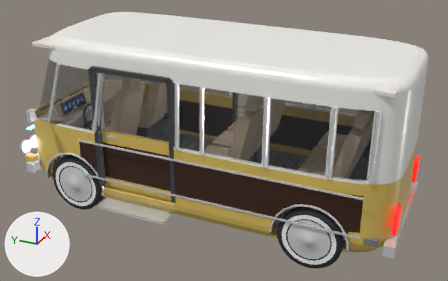
What one commit did to the glTF model godot_project/remake/vehicles/van.glb.
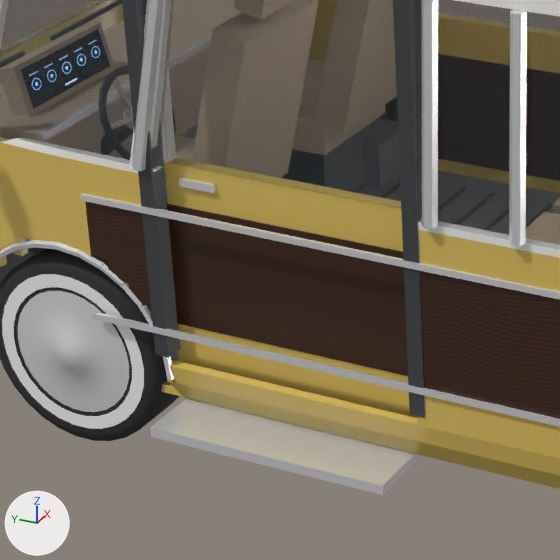
There are two pictures of each version: one whole from a 50 mm lens placed at (-7.03, -3.25, 4.51), pointed at (-0.04, -0.11, 1.02), one close up on the part from 12% to 48% of the width and 30% to 87% of the height. The axes (+X, +Y, +Z) are drawn at lower left. The lights are the same throughout. The last two pictures show the newer version. Where no turn or scale is listed for an object, it has been applied to the vertices. Vertices at exactly the same position are counted once.

Objects in the first close-up: 'body', 'body_glass', 'door_L2', 'trim', 'tyre_FL' and 1 more.
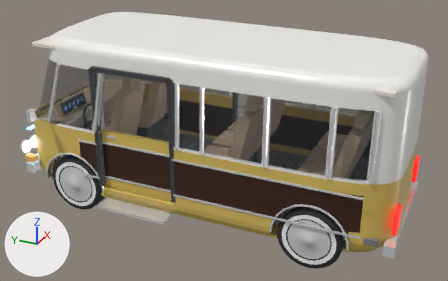
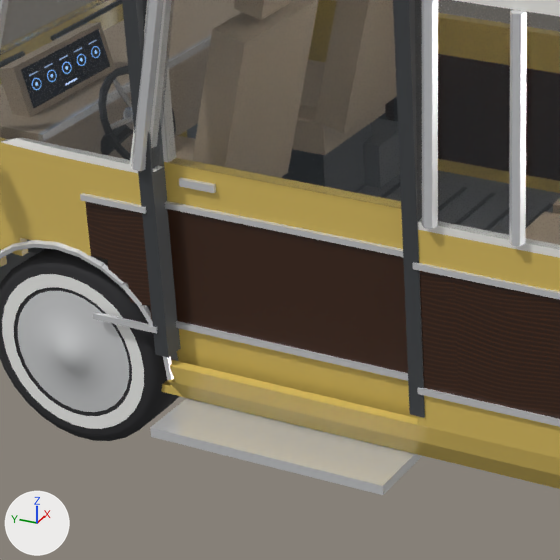
The change, as a diff of the scene's bpy script:
```diff
--- a/godot_project/remake/vehicles/van.glb.py
+++ b/godot_project/remake/vehicles/van.glb.py
@@ me_door_l2 @@
 # used by ob_door_l2; location = (-0.9, 0.72, 0.0)
-me_door_l2.from_pydata(...)  # 56 vertices, 86 faces; spans x -0.04..0.03, y -0.55..0.55, z 0.43..2.12
+me_door_l2.from_pydata(...)  # 72 vertices, 110 faces; spans x -0.04..0.03, y -0.55..0.55, z 0.43..2.12
+# me_door_l2 part 1: a new loose piece, a box spanning x -0.042..-0.026, y -0.55..0.55, z 0.598..0.622, in mat_chrome (white #eaebed)
+# me_door_l2 part 2: a new loose piece, a box spanning x -0.042..-0.026, y -0.55..0.55, z 1.098..1.122, in mat_chrome (white #eaebed)
 me_door_l2.materials.append(mat_body_mustard)
@@ me_trim @@
 # used by ob_trim; location = (0.0, 0.0, 0.0)
-me_trim.from_pydata(...)  # 1444 vertices, 2212 faces; spans x -1.25..1.25, y -2.6..2.65, z 0.25..2.16
+me_trim.from_pydata(...)  # 1476 vertices, 2260 faces; spans x -1.25..1.25, y -2.6..2.65, z 0.25..2.16
+# me_trim part 3
+# 32 faces are deleted
+# 16 new vertices lie (0.0, 2.38, 0.0) away from vertices in x -1.01..1.01, y -2.22, z 0.6..1.12
+# 16 new vertices lie (0.0, -0.29, 0.0) away from vertices in x -1.01..1.01, y 1.57, z 0.6..1.12
+# 80 new faces join them, mat_chrome (white #eaebed)
 me_trim.materials.append(mat_chrome)
```

Boxes [x1, y1, x2, y2] around the edits, measured in the close-ups (560 x 560 px):
part 1 of me_door_l2, added
    after: [176, 321, 408, 381]
part 2 of me_door_l2, added
    after: [165, 201, 403, 257]
part 3 of me_trim, cut back
    both: [80, 193, 560, 427]
